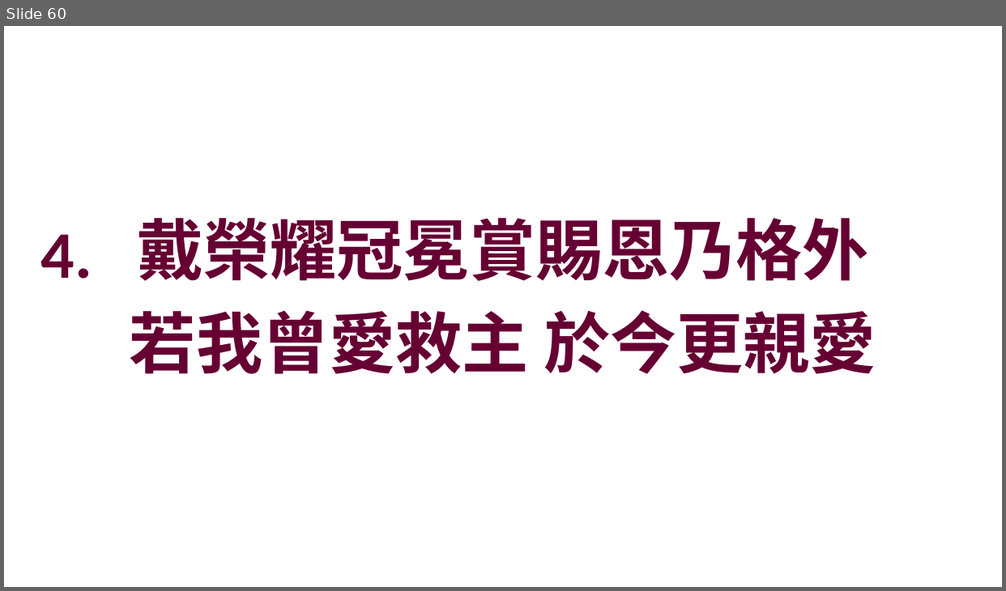
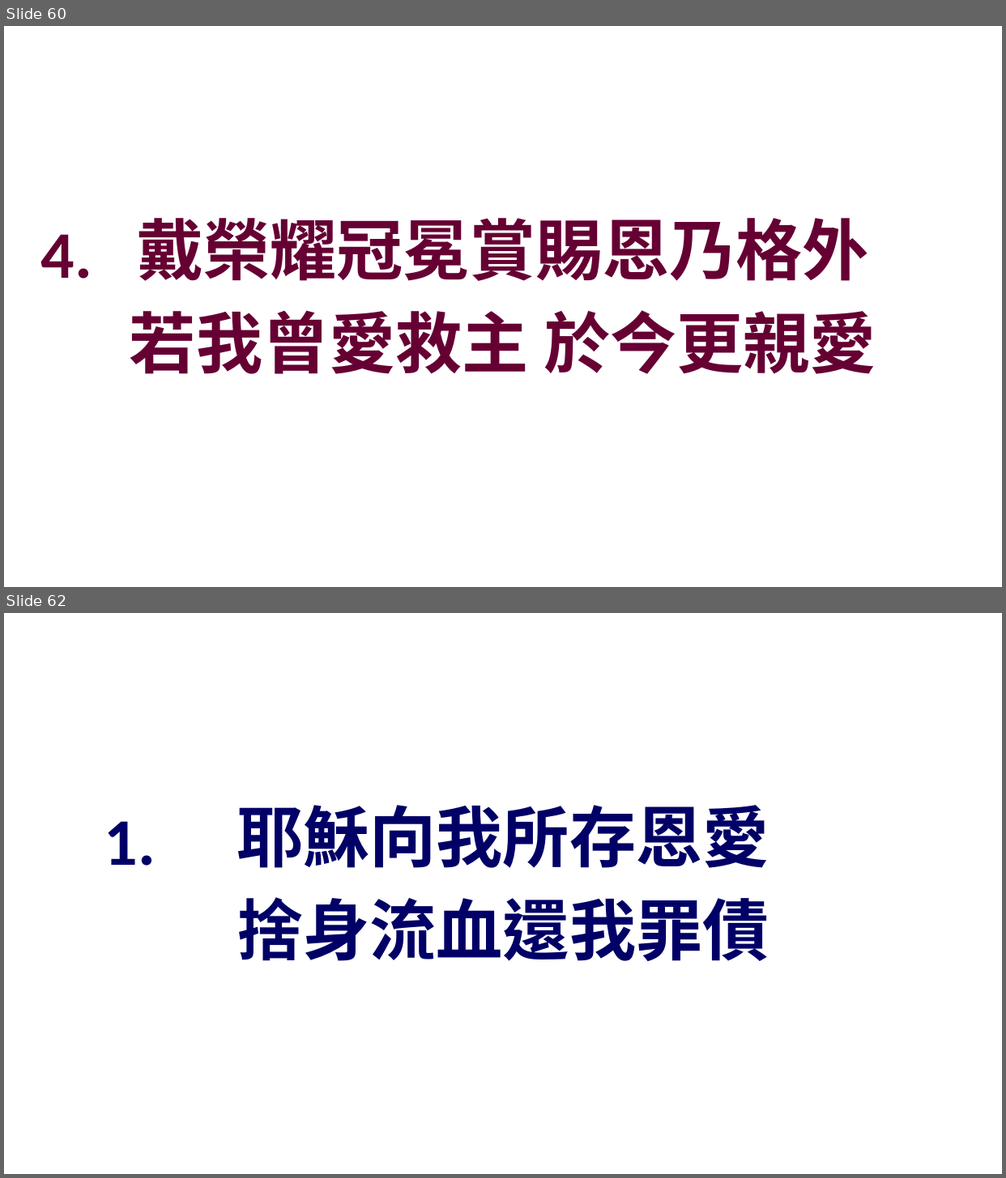
Before and after one commit to batisuoc/other-ppts, a slide deck: 崇拜流程_聖餐禮version.pptx. Shown one above the other, each under a label of ours: slide 60 before the commit, slides 60 and 62 after it; the slides between them are not shown. The pictures are 1006x591 and 1006x1178 pixels, drawn with LibreOffice and Linux fonts; fonts in the diff are those of the drawing; background and template pictures are left out. Boxes give left, top, right and bottom in pixels: in the first picture for what was removed or moved away, otherwise in the second. Text is boxed around its words. In the diff, an @@ line names an element or a change of style, - is before the commit and + after.

```diff
--- a/崇拜流程_聖餐禮version.pptx
+++ b/崇拜流程_聖餐禮version.pptx
@@ slide 62 added at (4,613,1002,1174), background picture (left out) @@
@@ text added at (236,805,769,961), 48 pt, text #000066, bold @@
+耶穌向我所存恩愛
+捨身流血還我罪債
@@ text added at (104,821,155,866), 48 pt, text #000066, bold @@
+1.
```
Also in this commit, not shown: 16 other slides added.
